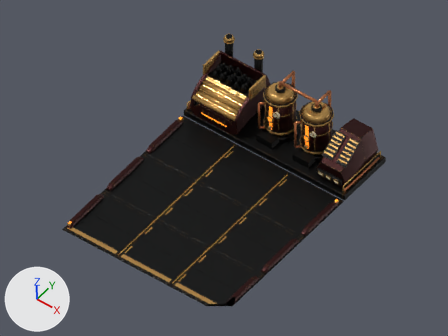
What one commit did to the Blender file fractal-gas-web/web/lab/assets/sources/steampunk/refinery.blend.
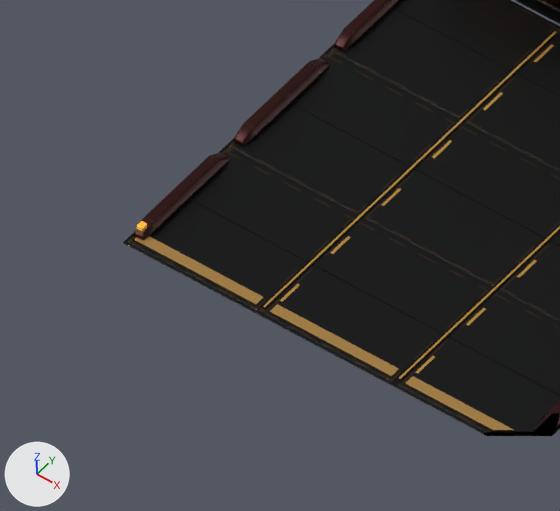
The first picture shows the older version from the file's camera 'Asset reference camera'. The close-ups show the older and then the newer version on the part from 3% to 53% of the width and 40% to 100% of the height of that picture. Only the edits that show in the close-ups are written down. Every picture has the same lights, and +X, +Y and +Z are marked at lower left.

Script lines for the objects in view, before the commit:
```python
ob_apron_edge_beacon = bpy.data.objects.new('Apron edge beacon', me_apron_edge_beacon)
ob_apron_edge_beacon.parent = ob_refinery_root
ob_apron_edge_beacon.location = (-5.8, -5.5, 0.18)
ob_apron_loading_threshold = bpy.data.objects.new('Apron loading threshold', me_apron_loading_threshold)
ob_apron_loading_threshold.parent = ob_refinery_root
ob_apron_loading_threshold.location = (-4.0, -5.65, 0.083)
ob_apron_loading_threshold_001 = bpy.data.objects.new('Apron loading threshold.001', me_apron_loading_threshold_001)
ob_apron_loading_threshold_001.parent = ob_refinery_root
ob_apron_loading_threshold_001.location = (0.0, -5.65, 0.083)
ob_apron_loading_threshold_002 = bpy.data.objects.new('Apron loading threshold.002', me_apron_loading_threshold_002)
ob_apron_loading_threshold_002.parent = ob_refinery_root
ob_apron_loading_threshold_002.location = (4.0, -5.65, 0.083)
ob_apron_plates_002 = bpy.data.objects.new('Apron plates.002', me_apron_plates_002)
ob_apron_plates_002.parent = ob_refinery_root
ob_apron_plates_002.location = (-4.0, 4.0, 0.055)
ob_sloped_hopper_cheek_001 = bpy.data.objects.new('Sloped hopper cheek.001', me_sloped_hopper_cheek_001)
ob_sloped_hopper_cheek_001.parent = ob_refinery_root
ob_sloped_hopper_cheek_001.location = (-2.18, 0.0, 0.0)
ob_sloped_hopper_cheek_001.rotation_euler = (0.0, 0.0, 1.571)  # degrees (0, 0, 90)
# also in view: 'Apron plates.006' at (4.0, -4.0, 0.05); 'Apron plates.004' at (0.0, 0.0, 0.05); 'Apron perimeter armored guard.001' at (-5.77, -0.05, 0.21); 'Traversable unloading apron' at (0.0, 0.0, 0.03); 'Apron plates' at (-4.0, -4.0, 0.05)
```
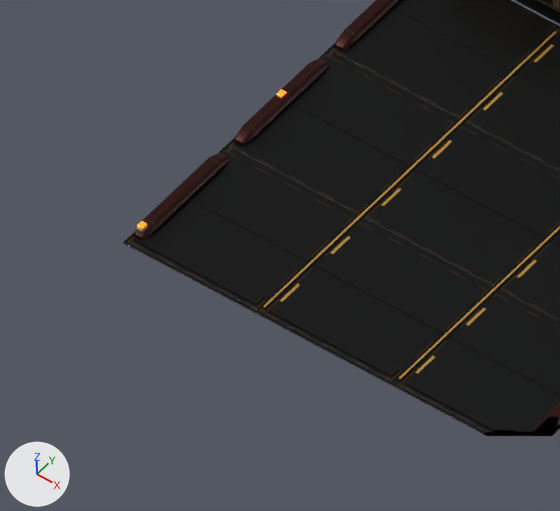
Where the newer file only moved an object's origin or applied its transform, the numbers keep the older frame.

What differs and where, as boxes (x1, y1, x2, y2) in the close-ups (560 x 511 px):
'Apron loading threshold.001', recoloured (darker): (270, 304, 399, 377) in both
'Apron loading threshold', recoloured (darker): (134, 236, 264, 305) in both
'Apron loading threshold.002', recoloured (darker): (405, 376, 515, 431) in both
'Apron edge beacon', recoloured: (135, 225, 147, 234) in both
'Sloped hopper cheek.001', recoloured: (552, 0, 560, 9) in both

The change in detail:
Material 'Machined brass' (mat_machined_brass) changes colour from orange #c49957 to brown #907d57; in linear values from (0.55, 0.32, 0.095) to (0.28, 0.205, 0.095).
me_apron_loading_threshold has 8 vertices, 6 faces and spans x -1.8..1.8, y -0.15..0.15, z -0.02..0.02.
me_apron_loading_threshold no longer uses material mat_machined_brass (orange #c49957).
me_apron_loading_threshold gains material mat_riveted_iron.
me_apron_loading_threshold_001 has 8 vertices, 6 faces and spans x -1.8..1.8, y -0.15..0.15, z -0.02..0.02.
me_apron_loading_threshold_001 no longer uses material mat_machined_brass (orange #c49957).
me_apron_loading_threshold_001 gains material mat_riveted_iron.
me_apron_loading_threshold_002 has 8 vertices, 6 faces and spans x -1.8..1.8, y -0.15..0.15, z -0.02..0.02.
me_apron_loading_threshold_002 no longer uses material mat_machined_brass (orange #c49957).
me_apron_loading_threshold_002 gains material mat_riveted_iron.
